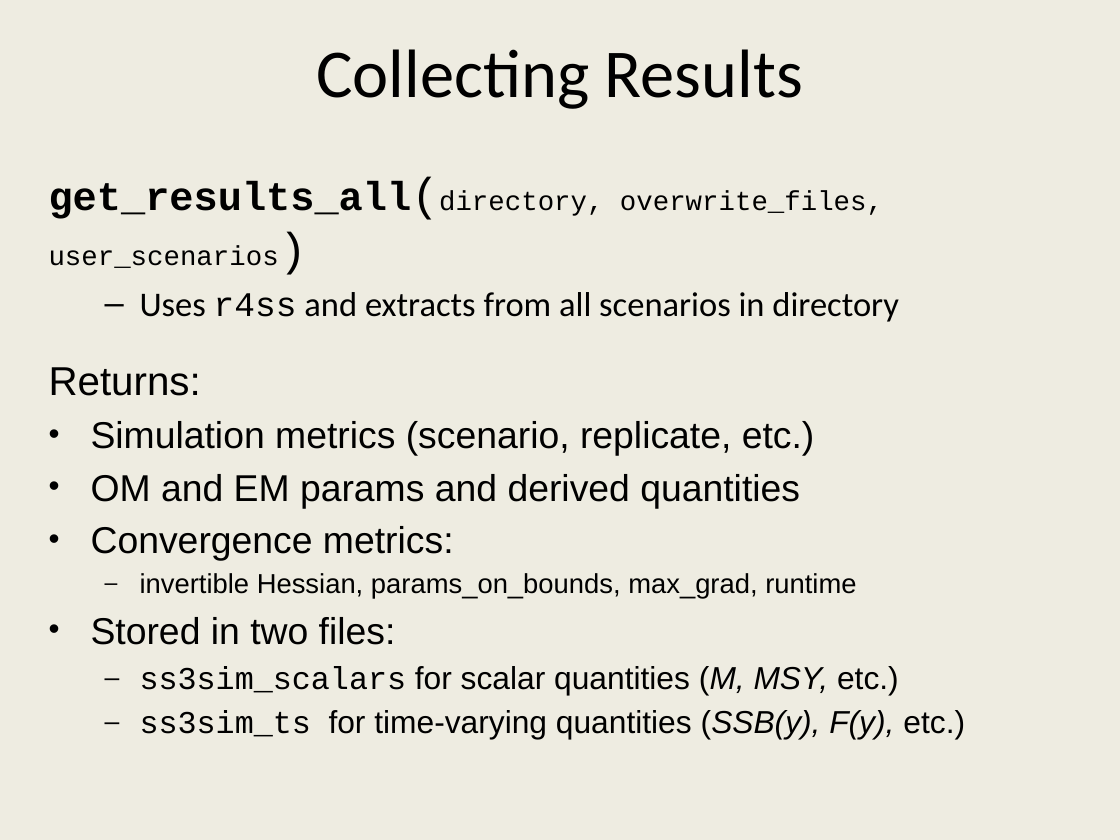
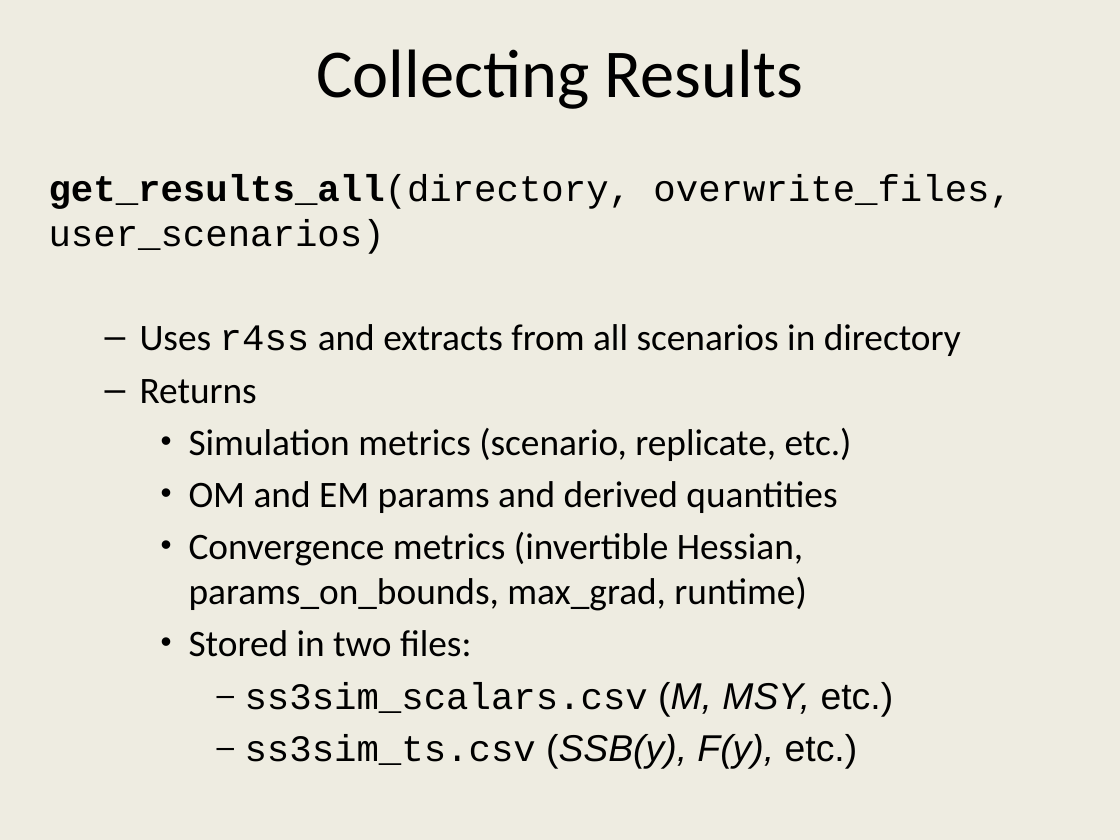
Before and after one commit to ss3sim/workshop, a slide deck: slide 17 of ss3sim_workshop.pptx (slide 13 before the commit). Drawn at 1120x840 pixels with LibreOffice and Linux fonts; fonts in the diff are those of the drawing. Boxes give left, top, right and bottom in pixels: in the first picture for what was removed or moved away, otherwise in the second. Text is boxed around its words. In the diff, an @@ line names an element or a change of style, - is before the commit and + after.

```diff
--- a/ss3sim_workshop.pptx
+++ b/ss3sim_workshop.pptx
@@ text at [49, 175, 1012, 657]: size 25.9 to 24 pt in "get_results_all(directory,"; size 29.6 to 24 pt in "get_results_all(directory, user_scenarios)"; size 17.6 to 24 pt in "get_results_all(directory, overwrite_files, user_scenarios)"; size 22.2 to 24 pt in "Uses r4ss and extracts from all scenarios ..."; size 24.1 to 24 pt, font Arial to Calibri in "Simulation metrics (scenario, replicate, etc.)", "OM and EM params and derived quantities", "Stored in two files:"; more space between paragraphs; list level 1 to 3 in "Simulation metrics (scenario, replicate, etc.)"; list level 1 to 3 in "OM and EM params and ..."; list level 1 to 3 in "Stored in two files:" @@
@@ text at [140, 379, 257, 404]: text changed; size 25.9 to 24 pt; font Arial to Calibri @@
-Returns:
+  – Returns
@@ text at [189, 532, 806, 611]: text changed; size 17.6 to 24 pt; font Arial to Calibri @@
-• Convergence metrics:
-  – invertible Hessian, params_on_bounds, max_grad, runtime
+    • Convergence metrics (invertible Hessian, params_on_bounds, max_grad, runtime)
@@ text at [245, 682, 894, 769]: text changed; size 20.4 to 24 pt; font Arial to Courier New @@
-  – ss3sim_scalars for scalar quantities (M, MSY, etc.)
-  – ss3sim_ts for time-varying quantities (SSB(y), F(y), etc.)
+      – ss3sim_scalars.csv (M, MSY, etc.)
+      – ss3sim_ts.csv (SSB(y), F(y), etc.)
```
Also in this commit, not shown: 13 other slides changed, 5 slides added, 1 slide removed, 4 other files.
